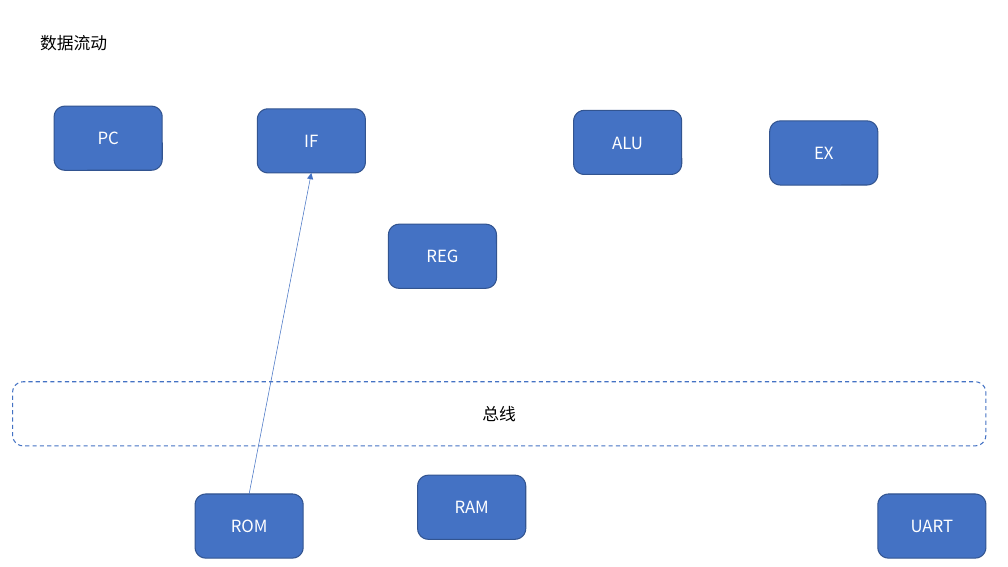
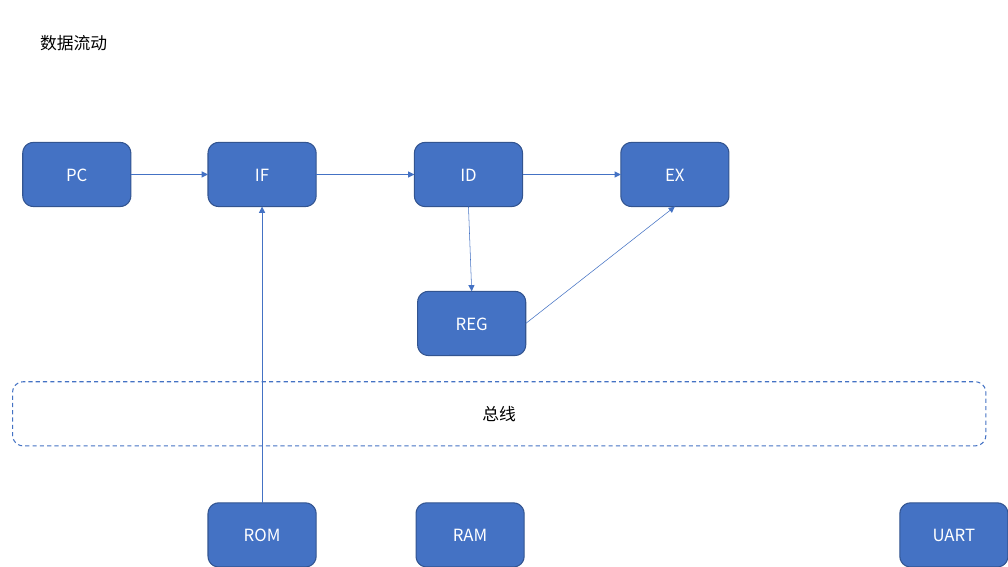
Before and after one commit to lsn42/rua, a slide deck: slide 1 of rua.pptx. Drawn at 1008x567 pixels with LibreOffice and Linux fonts; fonts in the diff are those of the drawing. Boxes give left, top, right and bottom in pixels: in the first picture for what was removed or moved away, otherwise in the second. Text is boxed around its words. In the diff, an @@ line names an element or a change of style, - is before the commit and + after.

```diff
--- a/rua.pptx
+++ b/rua.pptx
@@ rounded rectangle removed at [574,110,682,175] @@
-ALU
@@ rounded rectangle "PC": place and size @@
-rounded rectangle "PC" at [54,106,163,170]
+rounded rectangle "PC" at [23,142,131,206]
@@ rounded rectangle "IF": place and size @@
-rounded rectangle "IF" at [257,109,365,173]
+rounded rectangle "IF" at [208,142,316,206]
@@ rounded rectangle added at [414,142,523,206], fill #4472C4, outline #325491 1 pt, 16 pt, text #FFFFFF @@
+ID
@@ rounded rectangle "EX": place and size @@
-rounded rectangle "EX" at [770,121,878,185]
+rounded rectangle "EX" at [621,142,729,206]
@@ arrow added from (131, 175) to (208, 175), #4472C4 0.5 pt @@
@@ arrow added from (316, 175) to (414, 175), #4472C4 0.5 pt @@
@@ arrow added from (523, 175) to (621, 175), #4472C4 0.5 pt @@
@@ arrow moved from (250, 494) - (312, 173) to (262, 503) - (262, 206) @@
@@ arrow added from (469, 206) to (472, 291), #4472C4 0.5 pt @@
@@ arrow added from (526, 324) to (675, 206), #4472C4 0.5 pt @@
@@ rounded rectangle "REG": place and size @@
-rounded rectangle "REG" at [389,225,497,289]
+rounded rectangle "REG" at [417,291,526,355]
@@ rounded rectangle "ROM": place and size @@
-rounded rectangle "ROM" at [195,494,303,558]
+rounded rectangle "ROM" at [208,503,316,567]
@@ rounded rectangle "RAM": place and size @@
-rounded rectangle "RAM" at [417,476,526,540]
+rounded rectangle "RAM" at [416,503,524,567]
@@ rounded rectangle "UART": place and size @@
-rounded rectangle "UART" at [878,494,986,558]
+rounded rectangle "UART" at [900,503,1008,567]
```
Also in this commit, not shown: 13 other files.
